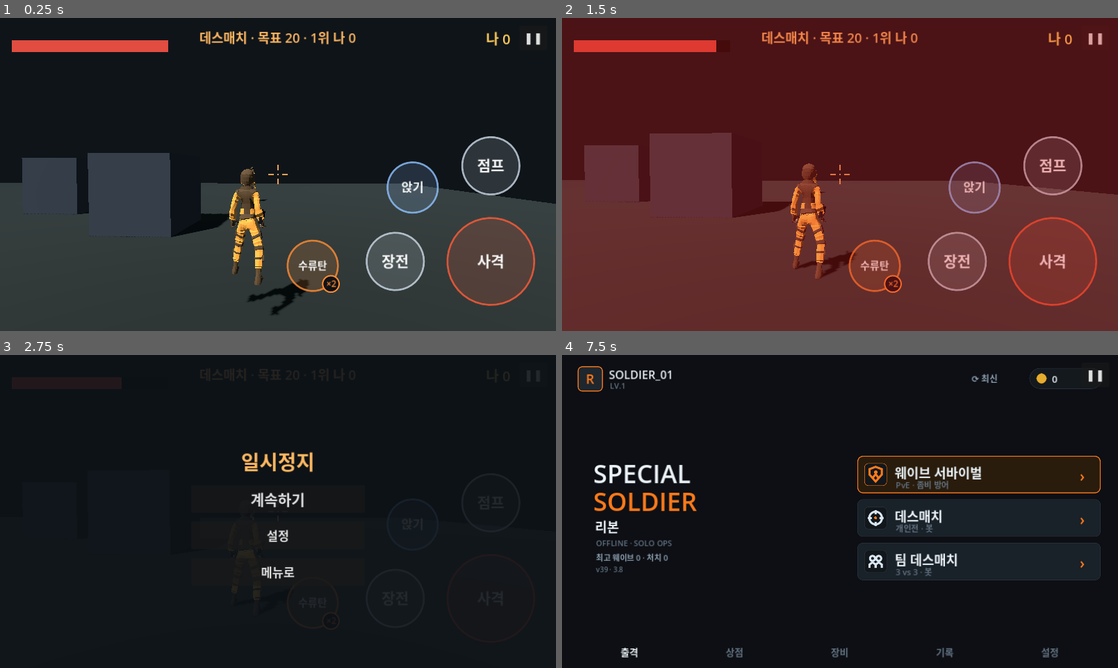
Above: before the commit, frames 1-4 (two rows, left to right).
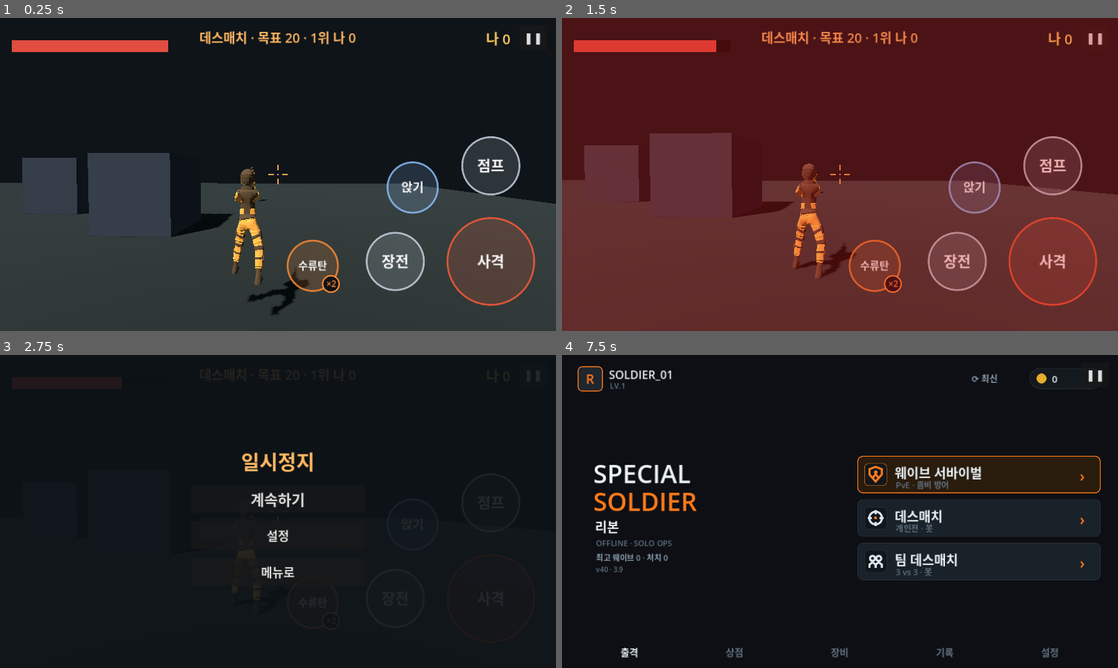
Above: after the commit, the same moments.

Repository: jjongjjongs/Reborn
Game: Godot game, scene res://Deathmatch.tscn
Same seed, same stepped clock (60 frames per second), same inputs: the game is played once before the commit and once after it. This scene is started directly instead of the project's main scene.
Inputs:
- Up to frame 1 (0.25 s): no input
- Up to frame 2 (1.5 s): click "❚❚" at 0.5 s; click "계속하기" at 1.25 s
- Up to frame 3 (2.75 s): click "❚❚" at 2 s
- Up to frame 4 (7.5 s): click "설정" at 2.75 s; click "메뉴로" at 3.5 s; click "❚❚" at 4.25 s; click "계속하기" at 5 s; click "격자" at 5.75 s; click "리셋" at 6.5 s; click "완료" at 7.25 s

The runs differ from the first frame. In frame 1, 0.4% of the frame differs, in the area x 41-56%, y 52-89%; in frame 2, 0.3%; in frame 3, less than 0.1%; in frame 4, less than 0.1%.

Commit message:
Hold weapon at ready while idle/moving (upper-body override), v40
Co-Authored-By: Claude Opus 5.5 <noreply@anthropic.com>
Claude-Session: https://claude.ai/code/session_017gCHGQkLFHx2VS6S1QuV14

Diff:
--- a/game/project.godot
+++ b/game/project.godot
@@ -4,8 +4,8 @@
 [application]
 
 config/name="스페셜솔져 리본"
-config/version="3.8"
-config/build_code=39
+config/version="3.9"
+config/build_code=40
 run/main_scene="res://Menu.tscn"
 config/icon="res://icon.svg"
 config/quit_on_go_back=false
--- a/game/soldier.gd
+++ b/game/soldier.gd
@@ -72,6 +72,11 @@
 var _ref_hips_y := 0.0
 var _hip_ratio := 1.0
 var _toes := PackedInt32Array()
+# 'ready' upper body: arms keep the weapon-up pose (from Pistol_Idle) while the legs
+# play walk/run/crouch, so the gun is never left floating at the hip
+@export var hold_ready := true
+var _arm_idx := PackedInt32Array()
+var _arm_rot: Array[Quaternion] = []
 var _ref_toe_y := 0.0
 var _aiming := false
 var _dead := false
@@ -117,6 +122,7 @@
 			var ti := _tgt.find_bone(t)
 			if ti >= 0: _toes.append(ti)
 		_ref_toe_y = _min_toe_y()       # standing reference (SWAT rest)
+	_snapshot_ready_arms()
 	_build_gun()
 	if _tgt: _hand_idx = _tgt.find_bone("Hand.R")
 	if _ap: _ap.play("Idle"); _base = "Idle"
@@ -236,6 +242,10 @@
 	# model-space (global) retarget: take the source bone's rotation relative to its
 	# own global rest, apply it onto the target's global rest, then convert back to a
 	# local pose using the (already-updated) parent. Handles A-pose vs T-pose rigs.
+	# arms in the weapon-ready pose unless a one-shot (shoot/throw/stab) or death owns them
+	if hold_ready and not _dead and _oneshot <= 0.0:
+		for k in _arm_idx.size():
+			_src.set_bone_pose_rotation(_arm_idx[k], _arm_rot[k])
 	var kt_inv := _kt.inverse()
 	for i in _tgt_idx.size():
 		var sc: Quaternion = _ks * _src.get_bone_global_pose(_src_idx[i]).basis.get_rotation_quaternion()
@@ -258,6 +268,17 @@
 			if lift > 0.0:
 				_swat.position.y -= minf(lift, 0.2)
 
+func _snapshot_ready_arms() -> void:
+	if _ap == null or _src == null: return
+	_ap.play("Pistol_Idle"); _ap.seek(0.4, true)
+	for i in _src.get_bone_count():
+		var n := _src.get_bone_name(i)
+		if n.contains("shoulder") or n.contains("upper_arm") or n.contains("forearm") or n.contains("hand") \
+				or n.contains("f_") or n.contains("thumb"):
+			_arm_idx.append(i)
+			_arm_rot.append(_src.get_bone_pose_rotation(i))
+	_ap.play("Idle"); _ap.seek(0.0, true)
+
 func _min_toe_y() -> float:
 	var rt := _rel(_tgt)
 	var m := 1e9
Not shown, changed: game/export_presets.cfg
